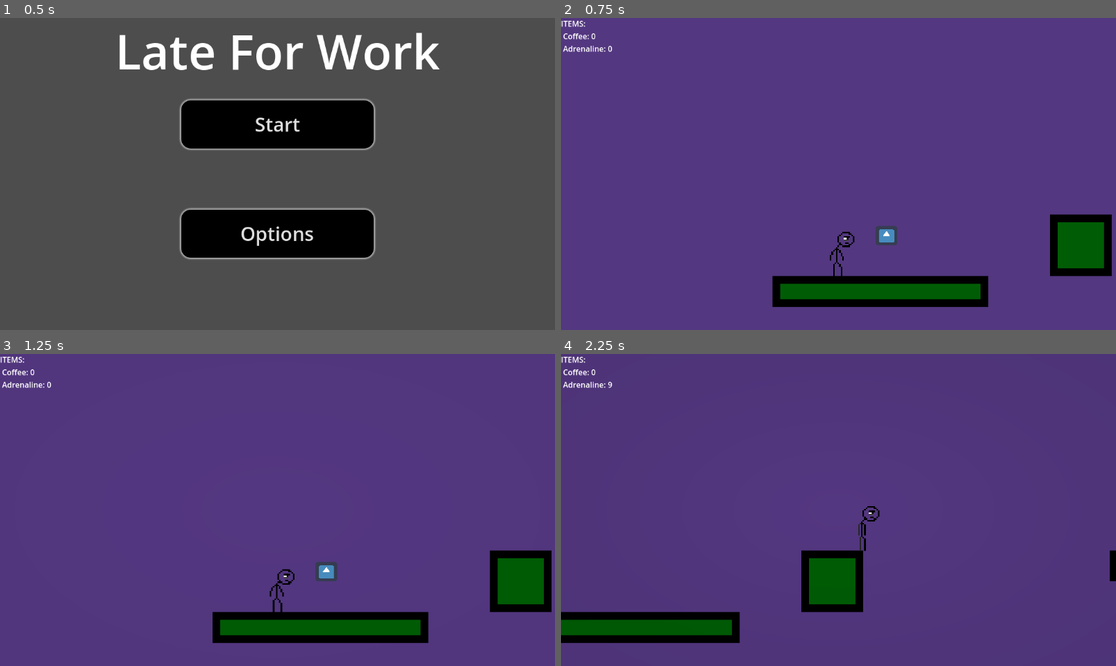
Above: before the commit, frames 1-4 (two rows, left to right).
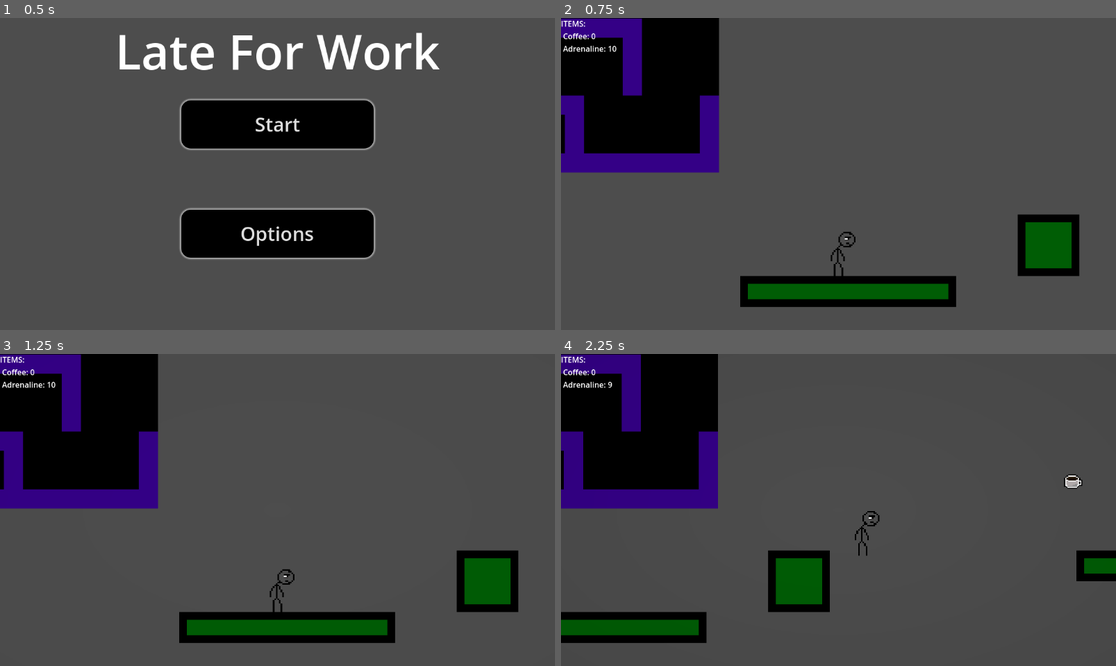
Above: after the commit, the same moments.

Repository: Varun-Ganeshkumar/Late-For-Work
Game: Godot game, scene res://scenes/main_menu.tscn
The game is run twice, just before and just after one commit, with the same random seed, the same clock (stepped at 60 frames per second) and the same inputs. The engine's default icon, where the game draws it, is replaced by a stand-in: a white triangle on a blue panel in a dark square.
Inputs:
- Up to frame 1 (0.5 s): no input
- Up to frame 2 (0.75 s): click "Start" at 0.5 s
- Up to frame 3 (1.25 s): no input
- Up to frame 4 (2.25 s): tap Enter at 1.25 s; hold Right (right) from 1.28 s (still down); tap Q (coffee) at 1.35 s; tap Space (jump) at 1.52 s; tap E (slow) at 2.1 s

Frame 1 is identical in both runs. In frame 2, 96% of the frame differs, in the area x 0-100%, y 0-100%; in frame 3, 96%; in frame 4, 97%.

Commit message:
Failed background attempt
Attempted to make a good background scroller, didn't work so I'll try something similar but simpler next time and hope it doesn't take as long.

Diff:
--- a/scenes/level_1.tscn
+++ b/scenes/level_1.tscn
@@ -8,6 +8,7 @@
 [ext_resource type="PackedScene" uid="uid://c711845ln1r1c" path="res://scenes/coffee.tscn" id="6_fcfvj"]
 [ext_resource type="PackedScene" uid="uid://d1hplx16ex8gj" path="res://scenes/level_end.tscn" id="7_pa8r4"]
 [ext_resource type="PackedScene" uid="uid://cdeneqijmca1s" path="res://scenes/HUD.tscn" id="8_15mv3"]
+[ext_resource type="PackedScene" uid="uid://dcivqdtilhhxi" path="res://scenes/scrolling_background.tscn" id="9_e3sih"]
 
 [sub_resource type="TileSetAtlasSource" id="TileSetAtlasSource_rus8k"]
 texture = ExtResource("2_bswci")
@@ -70,10 +71,12 @@
 sources/0 = SubResource("TileSetAtlasSource_fcfvj")
 
 [node name="Level 1" type="Node2D"]
-position = Vector2(34, 49)
 
 [node name="Player" parent="." instance=ExtResource("2_rus8k")]
-position = Vector2(-57, -56)
+position = Vector2(-8, -20)
+
+[node name="Node2D" parent="Player" instance=ExtResource("9_e3sih")]
+position = Vector2(15, 26)
 
 [node name="TileMap" type="Node" parent="."]
 
@@ -84,18 +87,21 @@
 tile_set = SubResource("TileSet_5xbjy")
 
 [node name="TileMapLayerBack" type="TileMapLayer" parent="TileMap"]
+visible = false
+z_index = -4096
+position = Vector2(0, -3)
 tile_map_data = PackedByteArray("AAD7//v/AAACAAIAAAD7//z/AAACAAIAAAD7//3/AAACAAIAAAD7//7/AAACAAIAAAD7////AAACAAIAAAD7/w …(102016 unchanged characters)…
 tile_set = SubResource("TileSet_pa8r4")
 
 [node name="Killzone" parent="." instance=ExtResource("3_rus8k")]
-position = Vector2(361, -2)
+position = Vector2(306, 45)
 
 [node name="Adrenaline" parent="." instance=ExtResource("4_5xbjy")]
-position = Vector2(-34, -78)
+position = Vector2(3, -26)
 scale = Vector2(0.385503, 0.402451)
 
 [node name="Coffee" parent="." instance=ExtResource("6_fcfvj")]
-position = Vector2(222, -114)
+position = Vector2(243, -76)
 
 [node name="LevelEnd" parent="." instance=ExtResource("7_pa8r4")]
 z_index = 1
--- /dev/null
+++ b/scenes/scrolling_background.tscn
@@ -0,0 +1,16 @@
+[gd_scene load_steps=2 format=3 uid="uid://dcivqdtilhhxi"]
+
+[ext_resource type="Texture2D" uid="uid://cbfr5b1kfyoh1" path="res://sprites/TileMapLateForWork(3).png" id="1_r23cy"]
+
+[node name="Node2D" type="Node2D"]
+
+[node name="ParallaxBackground" type="ParallaxBackground" parent="."]
+scroll_ignore_camera_zoom = true
+
+[node name="ParallaxLayer" type="ParallaxLayer" parent="ParallaxBackground"]
+z_index = -2023
+motion_mirroring = Vector2(64, 64)
+
+[node name="Sprite2D" type="Sprite2D" parent="ParallaxBackground/ParallaxLayer"]
+scale = Vector2(10, 10)
+texture = ExtResource("1_r23cy")
Not shown: 1 places in scenes/level_1.tscn that only renumber resources
